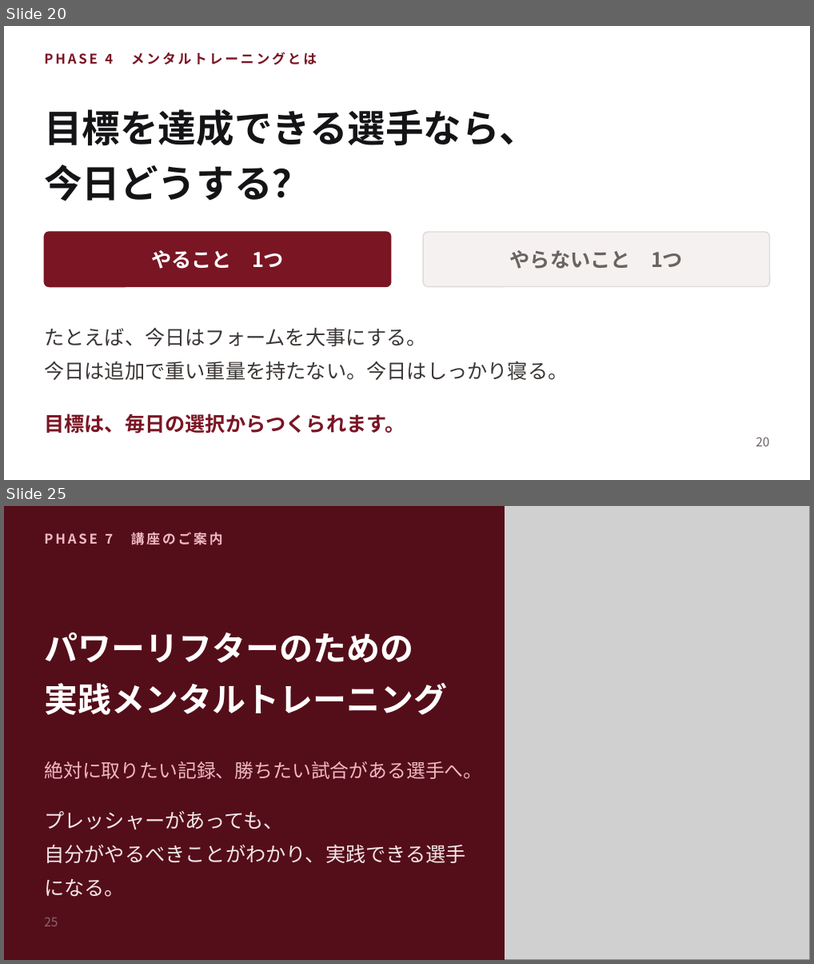
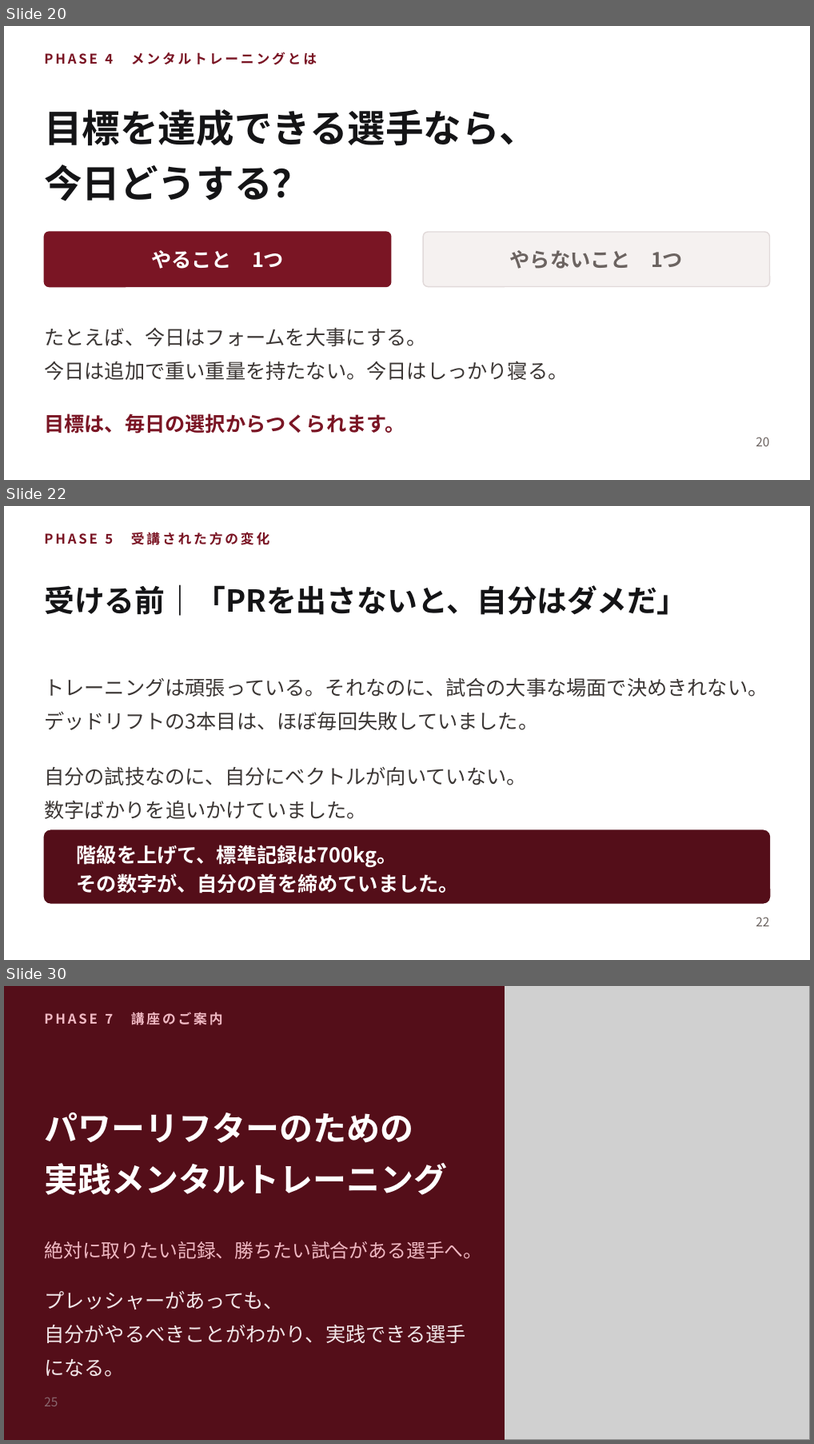
Before and after one commit to shiori0823/shiorin-trainer, a slide deck: deck/consultation-deck.pptx. Shown one above the other, each under a label of ours: slides 20 and 25 before the commit, slides 20, 22 and 30 after it; the slides between them are not shown. The pictures are 814x964 and 814x1444 pixels, drawn with LibreOffice and Linux fonts; fonts in the diff are those of the drawing; grey boxes stand for pictures. Boxes give left, top, right and bottom in pixels: in the first picture for what was removed or moved away, otherwise in the second. Text is boxed around its words. In the diff, an @@ line names an element or a change of style, - is before the commit and + after.

```diff
--- a/deck/consultation-deck.pptx
+++ b/deck/consultation-deck.pptx
@@ slide 22 added at box(4, 506, 810, 960), background #FFFFFF @@
@@ text added at box(44, 532, 270, 545), 12 pt, text #7A1524, bold @@
+PHASE 5 受講された方の変化
@@ text added at box(44, 584, 687, 616), 27 pt, text #141416, bold @@
+受ける前｜「PRを出さないと、自分はダメだ」
@@ text added at box(44, 678, 768, 730), 18 pt, text #3B3634 @@
+トレーニングは頑張っている。それなのに、試合の大事な場面で決めきれない。
+デッドリフトの3本目は、ほぼ毎回失敗していました。
@@ text added at box(44, 767, 526, 819), 18 pt, text #3B3634 @@
+自分の試技なのに、自分にベクトルが向いていない。
+数字ばかりを追いかけていました。
@@ rounded rectangle added at box(44, 830, 770, 903), fill #540E19, outline #540E19 1 pt @@
@@ text added at box(77, 844, 459, 893), 18 pt, text #FFFFFF, bold @@
+階級を上げて、標準記録は700kg。
+その数字が、自分の首を締めていました。
@@ text added at box(756, 916, 770, 926), 11 pt, text #6B6360 @@
+22
@@ what was slide 25 is now slide 30 @@
```
Also in this commit, not shown: 11 slides changed, 4 other slides added, 2 other files.
